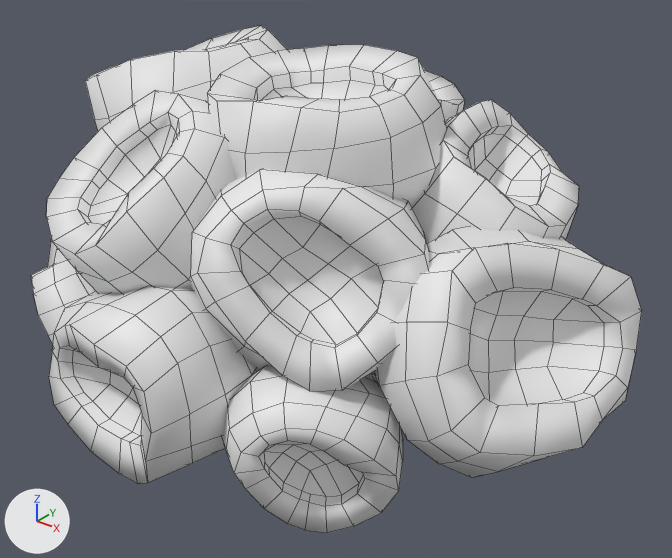
The FBX model Pangapelago Project/Assets/Props/Environment/Bouncy Coral.fbx, before and after one commit.
The view is the same before and after, from a 50 mm camera at (3.51, -4.42, 3.17) aimed at (0.03, -0.07, 0.48). Lighting does not change. The marker at lower left points along +X, +Y and +Z. Mesh edges are drawn as thin lines. Where no turn or scale is listed for an object, it has been applied to the vertices.

The scene before the commit, as lines of its bpy script (objects in view):
```python
ob_bouncy_coral_001 = bpy.data.objects.new('bouncy coral.001', me_cube_002)
ob_bouncy_coral_001.location = (-0.659, -0.925, 1.064)
ob_bouncy_coral_002 = bpy.data.objects.new('bouncy coral.002', me_cube_003)
ob_bouncy_coral_002.location = (0.353, -0.702, 0.771)
ob_bouncy_coral_003 = bpy.data.objects.new('bouncy coral.003', me_cube_004)
ob_bouncy_coral_003.location = (-1.099, -0.14, 1.361)
ob_bouncy_coral_004 = bpy.data.objects.new('bouncy coral.004', me_cube_005)
ob_bouncy_coral_004.location = (-0.315, 0.726, 1.167)
ob_bouncy_coral_005 = bpy.data.objects.new('bouncy coral.005', me_cube_006)
ob_bouncy_coral_005.location = (0.71, 0.408, 1.039)
ob_bouncy_coral_006 = bpy.data.objects.new('bouncy coral.006', me_cube_007)
ob_bouncy_coral_006.location = (-1.457, -0.659, 0.488)
ob_bouncy_coral_008 = bpy.data.objects.new('bouncy coral.008', me_cube_009)
ob_bouncy_coral_008.location = (-0.288, -1.358, 0.224)
ob_bouncy_coral_009 = bpy.data.objects.new('bouncy coral.009', me_cube_010)
ob_bouncy_coral_009.location = (1.285, -0.219, 0.548)
ob_bouncy_coral_013 = bpy.data.objects.new('bouncy coral.013', me_cube_014)
ob_bouncy_coral_013.location = (0.632, -1.044, -0.005)
# also in view: 'bouncy coral.015' at (-1.05, -1.26, 0.33); 'bouncy coral' at (0.06, -0.16, 1.32)
```
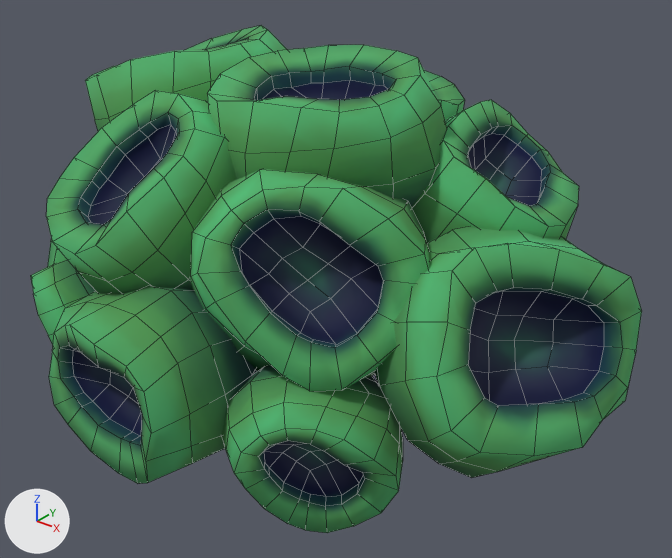
Edits to the bpy script that builds the scene:
```text
Change me_cube_014:
    where me_cube_014.from_pydata(...)  # 130 vertices, 128 faces; spans x -0.517..0.589, y -0.55..0.525, z -0.45..0.505
    me_cube_014 part 7: texture (UV) coordinates of 128 of 128 faces, centred in x -0.489..0.542, y -0.495..0.505, z -0.438..0.459, changed; they spanned u 0.5..0.75, v 0.38..0.88 and now span u 0.0..0.73, v 0.0..1.0
    add me_cube_014.materials.append(mat_bouncy_coral)  # picture img_bouncy_coral_bouncy_coral_basecolor_png
Change me_cube_004:
    where me_cube_004.from_pydata(...)  # 130 vertices, 128 faces; spans x -0.674..0.705, y -0.718..0.697, z -0.736..0.605
    add me_cube_004.materials.append(mat_bouncy_coral)  # picture img_bouncy_coral_bouncy_coral_basecolor_png
Change me_cube_010:
    where me_cube_010.from_pydata(...)  # 130 vertices, 128 faces; spans x -0.75..0.76, y -0.84..0.76, z -0.75..0.69
    me_cube_010 part 4: texture (UV) coordinates of 128 of 128 faces, centred in x -0.71..0.72, y -0.79..0.74, z -0.72..0.62, changed; they spanned u 0.5..0.75, v 0.38..0.88 and now span u 0.0..0.73, v 0.0..1.0
    add me_cube_010.materials.append(mat_bouncy_coral)  # picture img_bouncy_coral_bouncy_coral_basecolor_png
Change me_cube_016:
    where me_cube_016.from_pydata(...)  # 130 vertices, 128 faces; spans x -0.416..0.354, y -0.389..0.417, z -0.414..0.391
    me_cube_016 part 6: texture (UV) coordinates of 128 of 128 faces, centred in x -0.388..0.34, y -0.333..0.405, z -0.397..0.362, changed; they spanned u 0.5..0.75, v 0.38..0.88 and now span u 0.0..0.73, v 0.0..1.0
    add me_cube_016.materials.append(mat_bouncy_coral)  # picture img_bouncy_coral_bouncy_coral_basecolor_png
Change me_cube_006:
    where me_cube_006.from_pydata(...)  # 130 vertices, 128 faces; spans x -0.589..0.72, y -0.593..0.691, z -0.69..0.587
    add me_cube_006.materials.append(mat_bouncy_coral)  # picture img_bouncy_coral_bouncy_coral_basecolor_png
Change me_cube_009:
    where me_cube_009.from_pydata(...)  # 130 vertices, 128 faces; spans x -0.695..0.611, y -0.504..0.683, z -0.557..0.646
    me_cube_009 part 2: texture (UV) coordinates of 128 of 128 faces, centred in x -0.673..0.571, y -0.459..0.626, z -0.521..0.602, changed; they spanned u 0.5..0.75, v 0.38..0.88 and now span u 0.0..0.73, v 0.0..1.0
    add me_cube_009.materials.append(mat_bouncy_coral)  # picture img_bouncy_coral_bouncy_coral_basecolor_png
Change me_cube_002:
    where me_cube_002.from_pydata(...)  # 130 vertices, 128 faces; spans x -0.552..0.601, y -0.749..0.692, z -0.651..0.695
    me_cube_002 part 1: texture (UV) coordinates of 128 of 128 faces, centred in x -0.515..0.565, y -0.676..0.647, z -0.623..0.637, changed; they spanned u 0.5..0.75, v 0.38..0.88 and now span u 0.0..0.73, v 0.0..1.0
    add me_cube_002.materials.append(mat_bouncy_coral)  # picture img_bouncy_coral_bouncy_coral_basecolor_png
Change me_cube_003:
    where me_cube_003.from_pydata(...)  # 130 vertices, 128 faces; spans x -0.73..0.79, y -0.69..0.76, z -0.62..0.71
    me_cube_003 part 3: texture (UV) coordinates of 128 of 128 faces, centred in x -0.7..0.73, y -0.63..0.7, z -0.6..0.69, changed; they spanned u 0.5..0.75, v 0.38..0.88 and now span u 0.0..0.73, v 0.0..1.0
    add me_cube_003.materials.append(mat_bouncy_coral)  # picture img_bouncy_coral_bouncy_coral_basecolor_png
Change me_cube_007:
    where me_cube_007.from_pydata(...)  # 130 vertices, 128 faces; spans x -0.638..0.658, y -0.703..0.679, z -0.554..0.665
    add me_cube_007.materials.append(mat_bouncy_coral)  # picture img_bouncy_coral_bouncy_coral_basecolor_png
Change me_cube_005:
    where me_cube_005.from_pydata(...)  # 130 vertices, 128 faces; spans x -0.637..0.594, y -0.741..0.715, z -0.736..0.586
    add me_cube_005.materials.append(mat_bouncy_coral)  # picture img_bouncy_coral_bouncy_coral_basecolor_png
Change me_cube_001:
    where me_cube_001.from_pydata(...)  # 130 vertices, 128 faces; spans x -0.671..0.783, y -0.731..0.639, z -0.74..0.569
    me_cube_001 part 5: texture (UV) coordinates of 128 of 128 faces, centred in x -0.612..0.715, y -0.703..0.62, z -0.702..0.519, changed; they spanned u 0.5..0.75, v 0.38..0.88 and now span u 0.0..0.73, v 0.0..1.0
    add me_cube_001.materials.append(mat_bouncy_coral)  # picture img_bouncy_coral_bouncy_coral_basecolor_png
```

Location of each change, [x1, y1, x2, y2] in pixels of the pictures (672 x 558 px):
'bouncy coral.009', recoloured, surface changed (white to green)
    both: [374, 227, 642, 478]
'bouncy coral.002', recoloured, surface changed
    both: [190, 169, 430, 391]
'bouncy coral.008', recoloured, surface changed (white to green)
    both: [49, 286, 257, 484]
'bouncy coral', recoloured, surface changed (white to green)
    both: [207, 45, 447, 208]
'bouncy coral.001', recoloured, surface changed (white to green)
    both: [46, 90, 236, 294]
'bouncy coral.013', recoloured, surface changed (grey to green)
    both: [221, 366, 403, 533]
'bouncy coral.005', recoloured (white to green)
    both: [412, 100, 579, 243]
'bouncy coral.003', recoloured (white to green)
    both: [85, 25, 287, 131]
'bouncy coral.015', recoloured, surface changed (white to green)
    both: [31, 260, 95, 345]
'bouncy coral.004', recoloured (grey to green)
    both: [424, 70, 465, 120]
'bouncy coral.006', recoloured (white to green)
    both: [48, 238, 67, 267]
